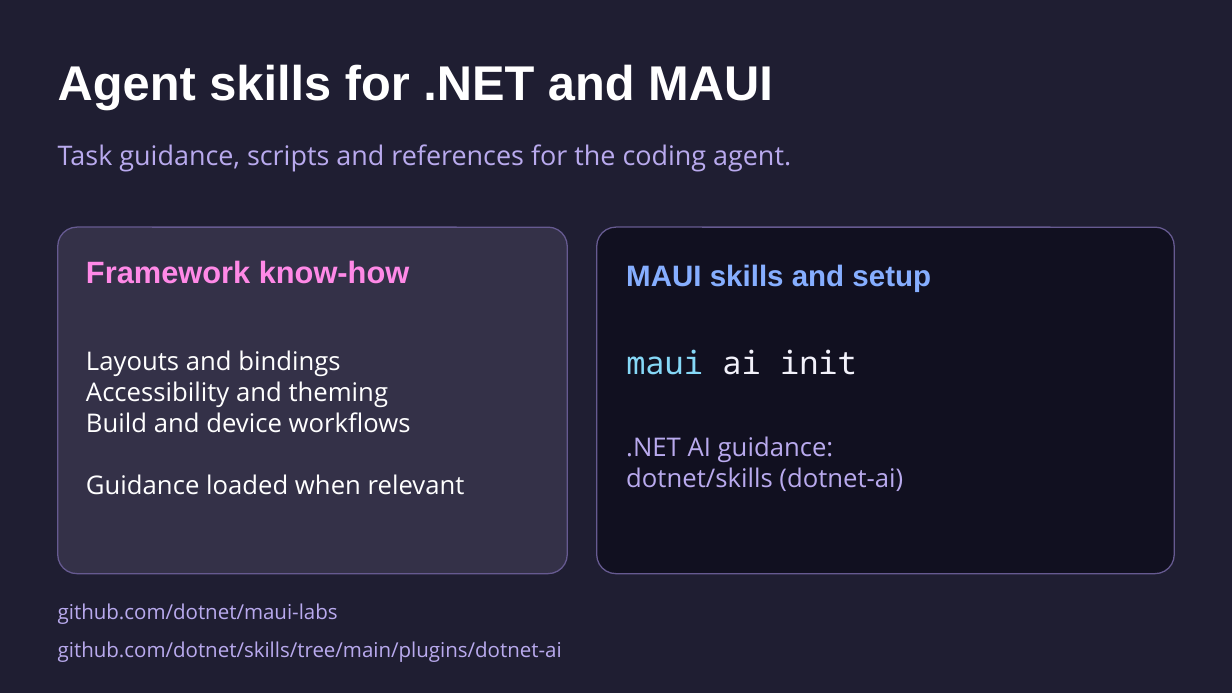
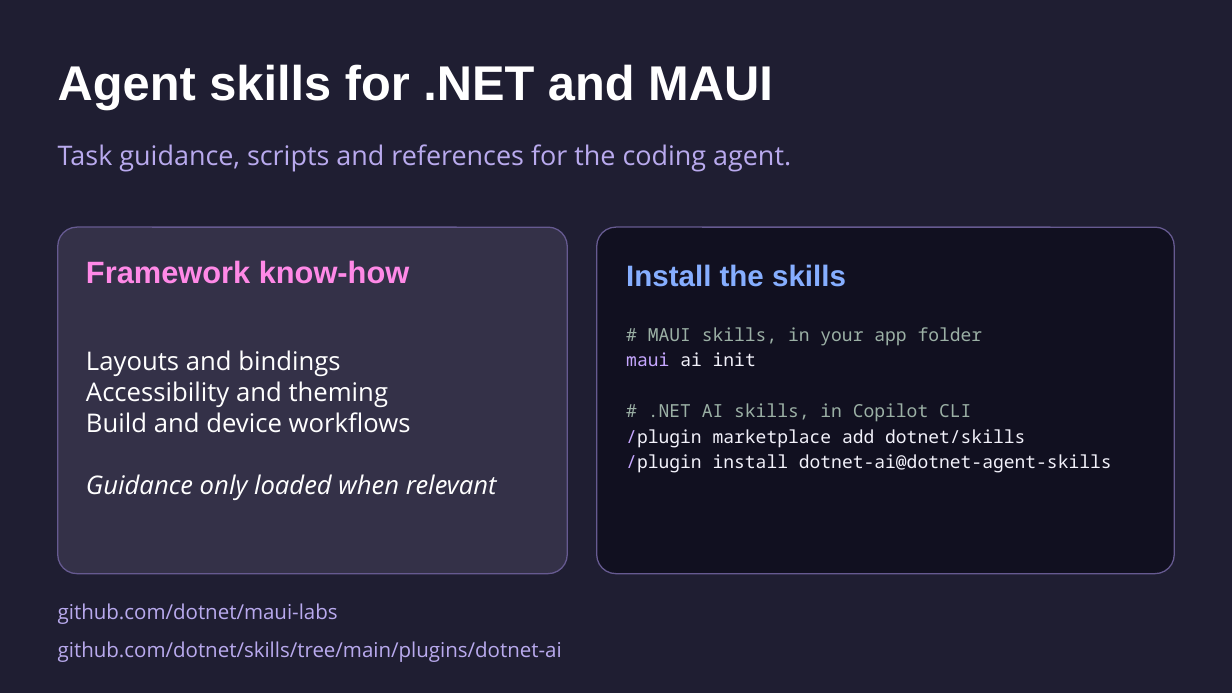
Before and after one commit to mattleibow/dotnetconf2026, a slide deck: slide 6 of slides.pptx. Drawn at 1232x693 pixels with LibreOffice and Linux fonts; fonts in the diff are those of the drawing. Boxes give left, top, right and bottom in pixels: in the first picture for what was removed or moved away, otherwise in the second. Text is boxed around its words. In the diff, an @@ line names an element or a change of style, - is before the commit and + after.

```diff
--- a/slides.pptx
+++ b/slides.pptx
@@ text at box(626, 264, 846, 287): text changed @@
-MAUI skills and setup
+Install the skills
@@ text "# MAUI skills, in your ...": place and size @@
-text "# MAUI skills, in your ..." at box(626, 349, 857, 375)
+text "# MAUI skills, in your ..." at box(626, 327, 1112, 473)
@@ text at box(648, 327, 983, 346): paragraph added @@
+# MAUI skills, in your app folder
@@ text at box(626, 352, 756, 366): size 25 to 14 pt in "maui ai init"; text colour #86D8F7 to #C6A7FF in "maui"; more space between paragraphs @@
@@ text at box(626, 403, 1112, 473): paragraphs added @@
+# .NET AI skills, in Copilot CLI
+/plugin marketplace add dotnet/skills
+/plugin install dotnet-ai@dotnet-agent-skills
@@ text removed at box(626, 436, 903, 491) @@
-.NET AI guidance:
-dotnet/skills (dotnet-ai)
@@ text at box(86, 474, 497, 500): text changed; italic on @@
-Guidance loaded when relevant
+Guidance only loaded when relevant
```
Also in this commit, not shown: 7 other slides changed.
